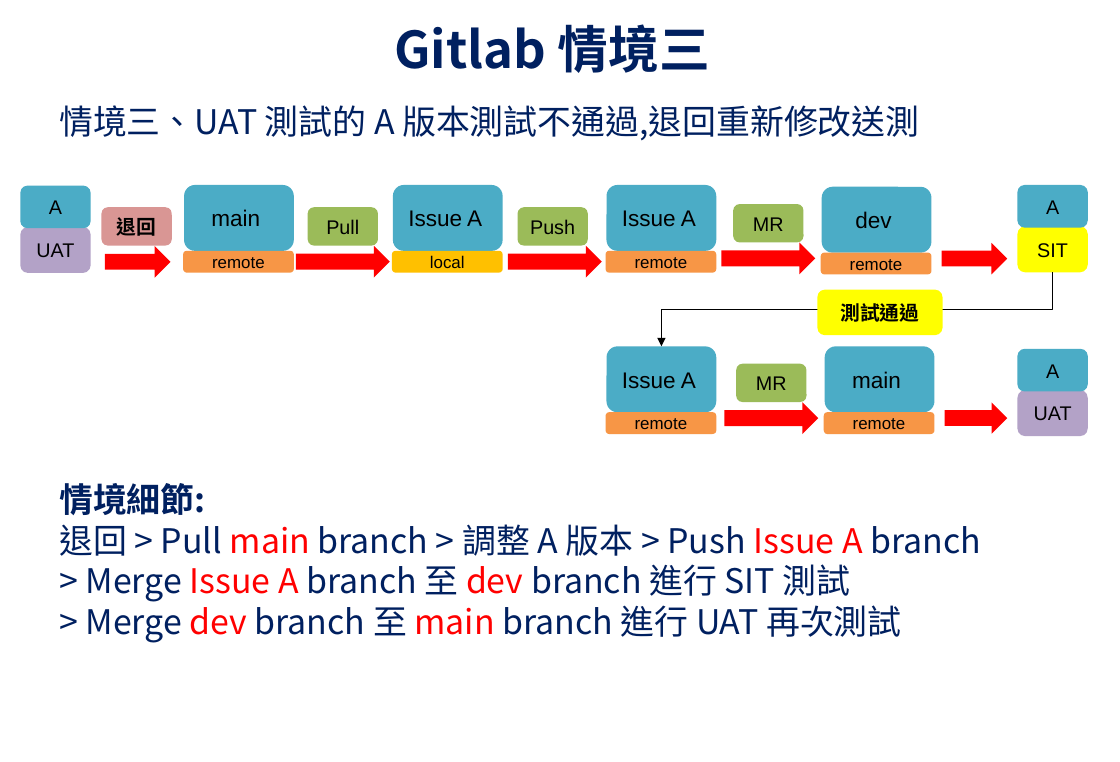
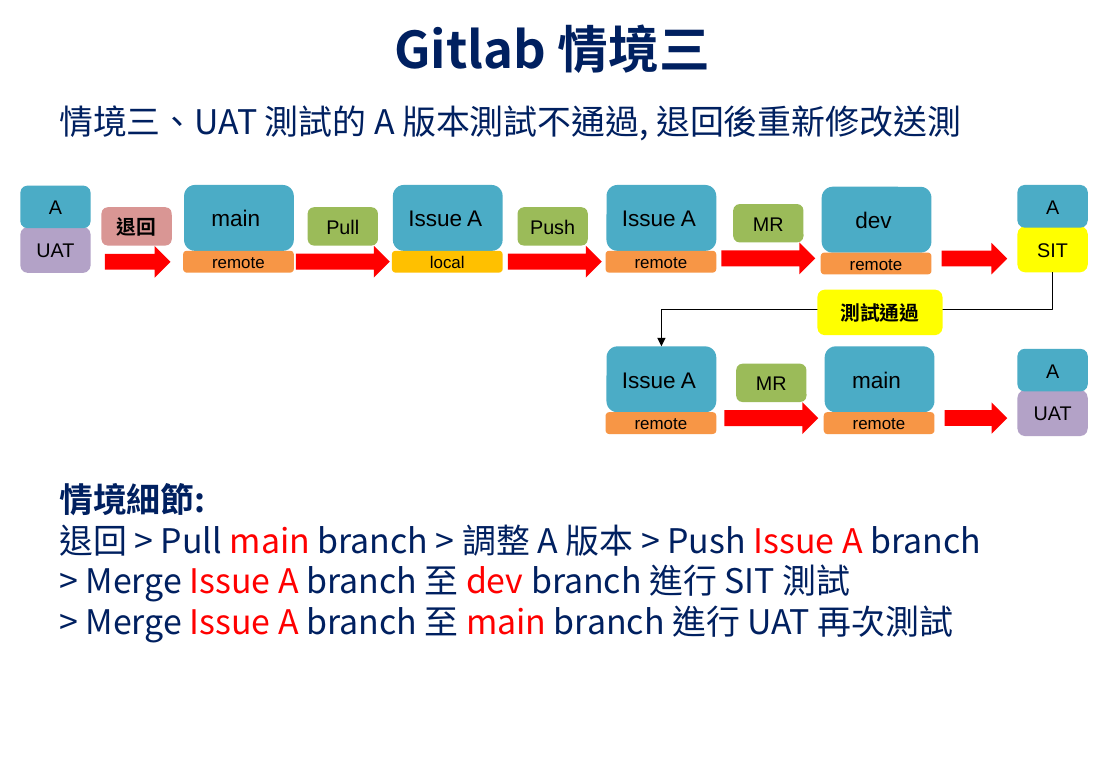
Before and after one commit to UDFWu/transfile, a slide deck: slide 4 of CICD Process.pptx. Drawn at 1120x762 pixels with LibreOffice and Linux fonts; fonts in the diff are those of the drawing; background and template pictures are left out. Boxes give left, top, right and bottom in pixels: in the first picture for what was removed or moved away, otherwise in the second. Text is boxed around its words. In the diff, an @@ line names an element or a change of style, - is before the commit and + after.

```diff
--- a/CICD Process.pptx
+++ b/CICD Process.pptx
@@ text at <box>59,105,961,141</box>: text changed @@
-情境三、UAT 測試的 A 版本測試不通過,退回重新修改送測
+情境三、UAT 測試的 A 版本測試不通過, 退回後重新修改送測
@@ text at <box>86,599,953,643</box>: text changed @@
-> Merge dev branch 至 main branch 進行 UAT 再次測試
+> Merge Issue A branch 至 main branch 進行 UAT 再次測試
```
Also in this commit, not shown: 6 other slides changed, 1 slide added, 1 other file.
